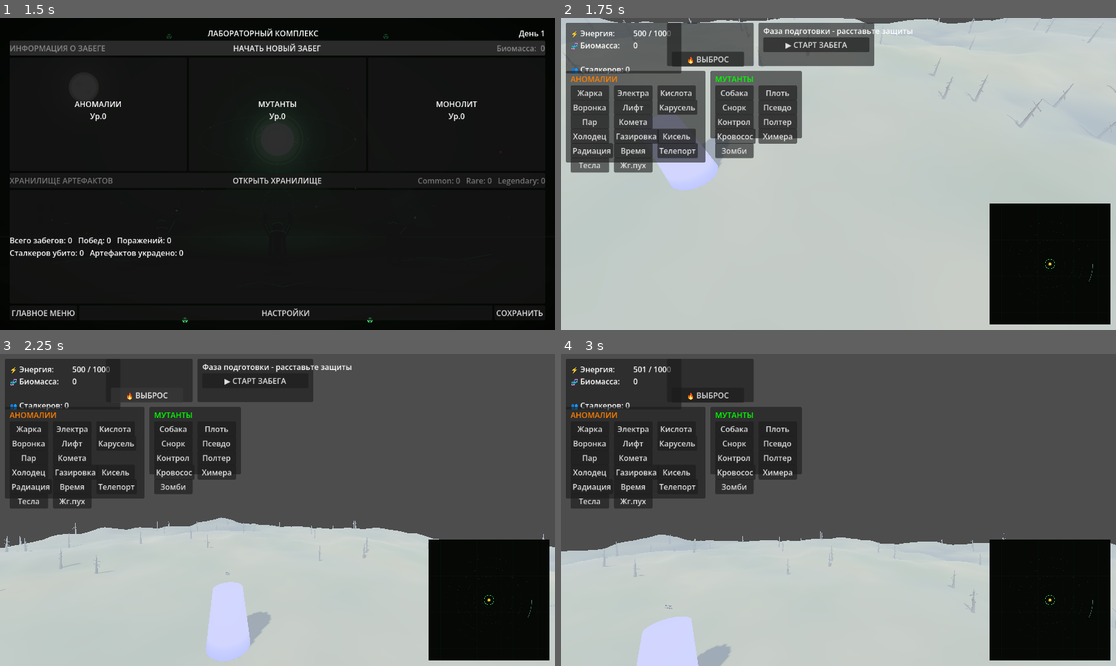
Above: before the commit, frames 1-4 (two rows, left to right).
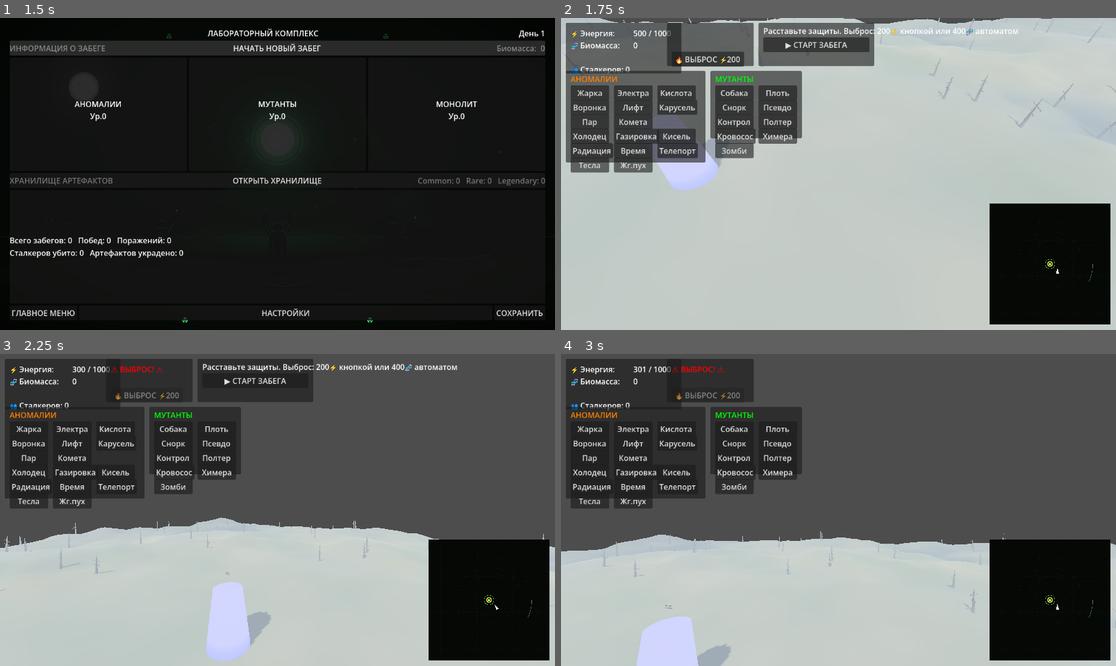
Above: after the commit, the same moments.

Repository: MisStiCc/StalkerRevert
Game: Godot game, scene res://scenes/ui/main_menu.tscn
The game is run twice, just before and just after one commit, with the same random seed, the same clock (stepped at 60 frames per second) and the same inputs.
Inputs:
- Up to frame 1 (1.5 s): click "НОВАЯ ИГРА" at 0.5 s; click "НАЧАТЬ НОВЫЙ ЗАБЕГ" at 1.25 s
- Up to frame 2 (1.75 s): no input
- Up to frame 3 (2.25 s): click "🔥 ВЫБРОС" (after the commit: "🔥 ВЫБРОС ⚡200") at 2 s
- Up to frame 4 (3 s): click "▶ СТАРТ ЗАБЕГА" at 2.75 s

Frame 1 is identical in both runs. In frame 2, 0.6% of the frame differs, in the area x 20-90%, y 3-82%; in frame 3, 0.8%, in the area x 13-90%, y 3-82%; in frame 4, 0.3%.

Commit message:
fix: кнопка выброса наконец работает (никогда не работала) + цикл выбросов
ГЛАВНОЕ: HUD проверял zone_controller.has_method(start_radiation_pulse) -
метод живёт в EventManager, у ZoneController его не было, проверка всегда
была false и весь блок пропускался. Кнопка выброса не срабатывала НИКОГДА.
- ZoneController: прокси can_start_pulse() / start_radiation_pulse()

- EventManager.start_radiation_pulse была корутиной (await) - все
  вызывающие (HUD, биомасса) ломались; разделена на синхронный запуск
  и отложенный хвост _end_pulse_later
- кнопка: обратная связь (Нужно 200 энергии! / Выброс уже идёт!),
  разблокировка после кулдауна (была disabled навсегда после первого
  выброса), текст ВЫБРОС ⚡200
- биомасса: сброс до 30% перенесён на КОНЕЦ выброса - теперь второй
  авто-выброс реально приходит (защёлка снимается сбросом)
- карусель победы убрана: награда биомассой (300+145>=400) запускала
  новый выброс -> новую победу; одноразовый guard _run_over

Проверено headless: кнопка списывает 200 энергии и запускает выброс,
кулдаун разблокирует кнопку, нехватка энергии показывает надпись,
биомасса 400+ даёт авто-выбросы, после 3 выбросов победа без карусели.

Diff:
--- a/components/state_machine_component.gd
+++ b/components/state_machine_component.gd
@@ -43,6 +43,9 @@
 var _log_timer: float = 0.0
 # Одноразовый триггер прибытия к монолиту
 var _monolith_reached: bool = false
+# Антизастревание: стоим на месте слишком долго - обходим с смещением
+var _stuck_pos: Vector3 = Vector3.ZERO
+var _stuck_time: float = 0.0
 
 
 func _ready():
@@ -137,7 +140,7 @@
 		navigation.stop()
 
 
-func _process_seek_monolith(_delta):
+func _process_seek_monolith(delta):
 	if _monolith_reached:
 		return
 	if monolith and is_instance_valid(monolith):
@@ -154,6 +157,17 @@
 			print("StateMachine: SEEK_MONOLITH - двигаюсь к монолиту ", monolith.global_position)
 			navigation.move_to(monolith.global_position)
 			_target_update_timer = 0.0
+		# Антизастревание: 6 секунд почти без движения - пробуем обходную точку
+		_stuck_time += delta
+		if stalker.global_position.distance_to(_stuck_pos) < 1.5:
+			if _stuck_time > 6.0 and navigation:
+				var off = Vector3(randf_range(-12, 12), 0.0, randf_range(-12, 12))
+				print("StateMachine: антизастревание - обходная точка ", off)
+				navigation.move_to(monolith.global_position + off)
+				_stuck_time = 0.0
+		else:
+			_stuck_pos = stalker.global_position
+			_stuck_time = 0.0
 
 
 func _process_flee(_delta):
--- a/managers/event_manager.gd
+++ b/managers/event_manager.gd
@@ -16,6 +16,8 @@
 
 # Состояние
 var is_radiating: bool = false
+# Забег уже завершён (победа/поражение) - выбросы больше не запускаются
+var _run_over: bool = false
 var pulse_count: int = 0
 var current_difficulty: float = 1.0
 var run_number: int = 1
@@ -37,8 +39,13 @@
 
 # ==================== ВЫБРОСЫ ====================
 
+func can_start_pulse() -> bool:
+    # Можно ли запустить выброс прямо сейчас
+    return not is_radiating and not _run_over
+
+
 func start_radiation_pulse() -> bool:
-    if is_radiating:
+    if is_radiating or _run_over:
         return false
 
     is_radiating = true
@@ -58,7 +65,14 @@
     # Перемешиваем аномалии
     _shuffle_all_anomalies()
 
-    # Завершаем выброс через duration
+    # Завершаем выброс через duration (отдельной корутиной, чтобы
+    # сам запуск оставался синхронным - его зовут HUD и биомасса)
+    _end_pulse_later()
+
+    return true
+
+
+func _end_pulse_later() -> void:
     await get_tree().create_timer(pulse_duration).timeout
 
     is_radiating = false
@@ -68,8 +82,6 @@
     # Проверка на победу
     if pulse_count >= pulses_to_win:
         _win_game()
-
-    return true
 
 
 func _drop_all_artifacts():
@@ -178,12 +190,17 @@
 
 
 func trigger_game_over():
+    if _run_over:
+        return
+    _run_over = true
     print("GAME OVER - Сталкер коснулся Монолита!", "EventManager")
     game_over.emit()
-    get_tree().paused = true
 
 
 func _win_game():
+    if _run_over:
+        return
+    _run_over = true
     var reward = _calculate_reward()
     print("ПОБЕДА! Забег #" + str(run_number) + " | Награда: " + str(reward), "EventManager")
     game_won.emit(run_number, reward)
--- a/managers/resource_manager.gd
+++ b/managers/resource_manager.gd
@@ -127,7 +127,7 @@
         _critical_biomass_latched = true
         critical_biomass_reached.emit(get_biomass_percent())
         print("Критический уровень биомассы: " + str(get_biomass_percent() * 100) + "%", "ResourceManager")
-    elif _critical_biomass_latched and current_biomass < max_biomass * critical_threshold * 0.5:
+    elif _critical_biomass_latched and current_biomass < max_biomass * critical_threshold:
         _critical_biomass_latched = false
 
 
--- a/ui/hud/hud.gd
+++ b/ui/hud/hud.gd
@@ -159,6 +159,9 @@
 		emission_timer_label.visible = true
 	else:
 		emission_timer_label.visible = false
+		# Кнопка оставалась disabled навсегда после первого выброса
+		if not is_emission_active:
+			emission_button.disabled = false
 
 	if _break_time_left > 0.0:
 		_break_time_left -= delta
@@ -226,11 +229,30 @@
 
 func _on_emission_pressed():
 	_play_click_sound()
-	emission_requested.emit()
-
-	if zone_controller and zone_controller.has_method("start_radiation_pulse"):
-		if zone_controller.spend_energy(200):
-			zone_controller.start_radiation_pulse()
+
+	# has_method("start_radiation_pulse") у ZoneController был ВСЕГДА false
+	# (метод живёт в EventManager) - кнопка никогда не срабатывала
+	if not zone_controller or not zone_controller.can_start_pulse():
+		_show_emission_note("Выброс уже идёт!")
+		return
+
+	if zone_controller.spend_energy(200):
+		emission_requested.emit()
+		zone_controller.start_radiation_pulse()
+	else:
+		_show_emission_note("Нужно 200 энергии!")
+
+
+var _note_timer: SceneTreeTimer = null
+
+func _show_emission_note(text: String):
+	emission_label.text = text
+	emission_label.modulate = Color(1, 0.5, 0.3)
+	_note_timer = get_tree().create_timer(2.0)
+	_note_timer.timeout.connect(func():
+		if not is_emission_active:
+			emission_label.text = ""
+			emission_label.modulate = Color.WHITE)
 
 
 # ==================== АНОМАЛИИ ====================
--- a/ui/hud/hud.tscn
+++ b/ui/hud/hud.tscn
@@ -72,7 +72,7 @@
 offset_top = 60.0
 offset_right = 160.0
 offset_bottom = 85.0
-text = "🔥 ВЫБРОС"
+text = "🔥 ВЫБРОС ⚡200"
 
 [node name="AnomalyPanel" type="Panel" parent="."]
 offset_left = 10.0
@@ -286,7 +286,7 @@
 offset_top = 5.0
 offset_right = 230.0
 offset_bottom = 25.0
-text = "Фаза подготовки - расставьте защиты"
+text = "Расставьте защиты. Выброс: 200⚡ кнопкой или 400🧬 автоматом"
 
 [node name="StartRunButton" type="Button" parent="StartPanel"]
 offset_left = 10.0
--- a/ui/hud/minimap_dots.gd
+++ b/ui/hud/minimap_dots.gd
@@ -28,17 +28,43 @@
 
 
 func _draw():
-	# Монолит - янтарная точка в центре
-	draw_circle(size / 2.0, 3.0, Color(1.0, 0.75, 0.2))
+	# Монолит - янтарное кольцо в центре
+	draw_arc(size / 2.0, 5.0, 0, TAU, 24, Color(1.0, 0.75, 0.2), 2.0)
+	draw_circle(size / 2.0, 2.0, Color(1.0, 0.75, 0.2))
 
 	# Мутанты - зелёные точки
 	for m in get_tree().get_nodes_in_group("mutants"):
 		if not is_instance_valid(m):
 			continue
-		draw_circle(world_to_map(m.global_position), 2.5, Color(0.32, 1.0, 0.54))
+		draw_circle(world_to_map(m.global_position), 3.5, Color(0.32, 1.0, 0.54))
 
-	# Сталкеры - красные точки
+	# Сталкеры - красные точки с тёмной обводкой
 	for s in get_tree().get_nodes_in_group("stalkers"):
 		if not is_instance_valid(s):
 			continue
-		draw_circle(world_to_map(s.global_position), 3.5, Color(1.0, 0.27, 0.27))
+		var p = world_to_map(s.global_position)
+		draw_circle(p, 4.5, Color(0.1, 0.05, 0.05))
+		draw_circle(p, 3.2, Color(1.0, 0.27, 0.27))
+
+	_draw_camera()
+
+
+func _draw_camera():
+	"""Маркер камеры: белый треугольник по направлению взгляда.
+	Без него непонятно, какой участок карты смотришь."""
+	var camera = get_viewport().get_camera_3d()
+	if not camera:
+		return
+	var p = world_to_map(camera.global_position)
+	var fwd = -camera.global_transform.basis.z
+	var fwd_flat = Vector2(fwd.x, fwd.z)
+	if fwd_flat.length() < 0.05:
+		fwd_flat = Vector2.RIGHT
+	fwd_flat = fwd_flat.normalized()
+	# Треугольник-стрелка
+	var tip = p + fwd_flat * 8.0
+	var left = p + fwd_flat.rotated(2.5) * 5.0
+	var right = p + fwd_flat.rotated(-2.5) * 5.0
+	var points = PackedVector2Array([tip, left, right])
+	draw_colored_polygon(points, Color(1, 1, 1, 0.95))
+	draw_circle(p, 2.0, Color(1, 1, 1, 0.9))
--- a/zones/zone_controller.gd
+++ b/zones/zone_controller.gd
@@ -369,6 +369,14 @@
 	Signals.biomass_changed.emit(current, max_val, current / max_val if max_val > 0 else 0.0)
 
 
+func can_start_pulse() -> bool:
+	return event_manager.can_start_pulse() if event_manager else false
+
+
+func start_radiation_pulse() -> bool:
+	return event_manager.start_radiation_pulse() if event_manager else false
+
+
 func _on_critical_biomass(_percent: float):
 	# Аргумент обязателен: сигнал critical_biomass_reached передаёт процент,
 	# и вызов без параметра отклонялся Godot - выброс никогда не запускался
@@ -377,9 +385,7 @@
 
 
 func _on_radiation_pulse_started(level: int):
-	# Сбрасываем биомассу до безопасного уровня
-	var safe_level = max_biomass * 0.3
-	resource_manager.current_biomass = safe_level
+	pass
 
 	progression_manager.increase_difficulty()
 	event_manager.set_difficulty(progression_manager.get_current_difficulty())
@@ -397,6 +403,11 @@
 
 
 func _on_radiation_pulse_ended():
+	# Сброс биомассы в КОНЦЕ выброса (раньше сбрасывали на старте и
+	# защёлка критического уровня никогда не снималась - второй
+	# авто-выброс не приходил никогда)
+	var safe_level = max_biomass * 0.3
+	resource_manager.current_biomass = safe_level
 	radiation_pulse_ended.emit()
 	Signals.radiation_pulse_ended.emit()
 	print("Выброс закончился")
